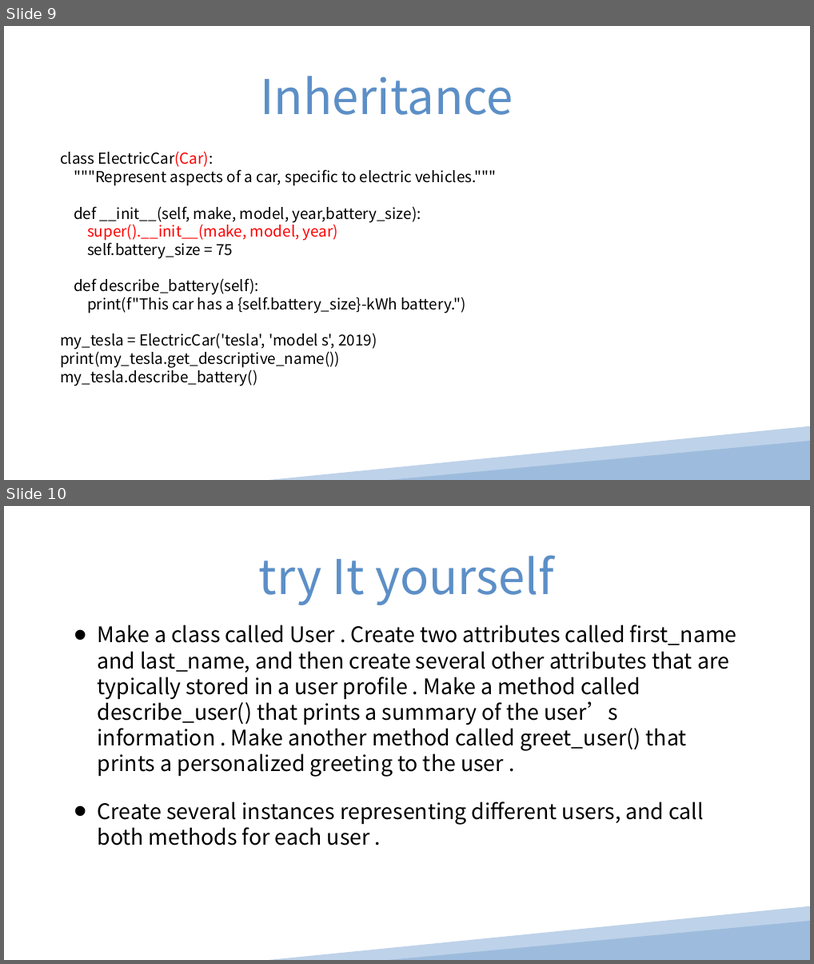
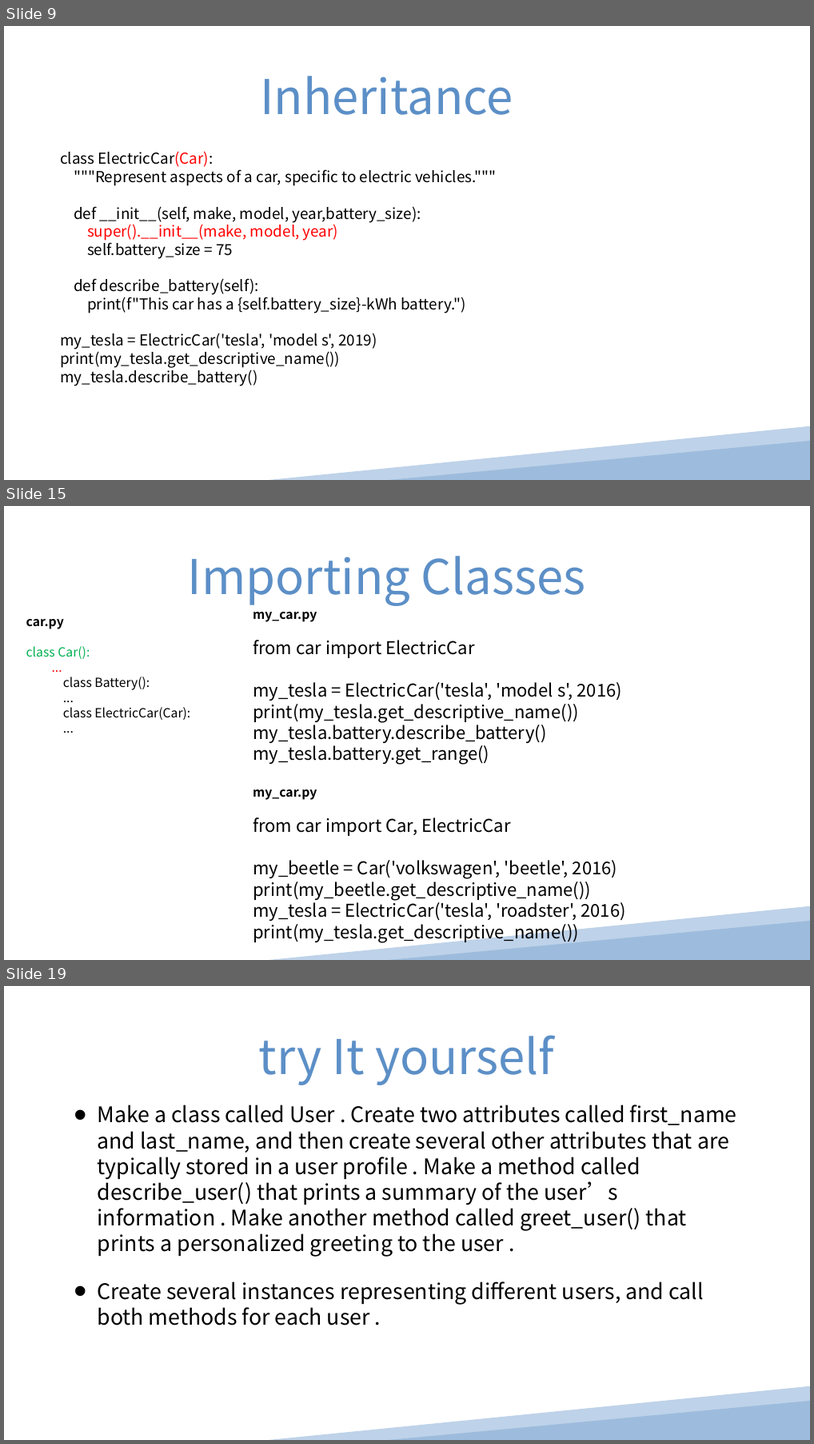
Before and after one commit to pinglee0/py, a slide deck: Chapter 9.ppt. Shown one above the other, each under a label of ours: slides 9 and 10 before the commit, slides 9, 15 and 19 after it; the slides between them are not shown. The pictures are 814x964 and 814x1444 pixels, drawn with LibreOffice and Linux fonts; fonts in the diff are those of the drawing. Boxes give left, top, right and bottom in pixels: in the first picture for what was removed or moved away, otherwise in the second. Text is boxed around its words. In the diff, an @@ line names an element or a change of style, - is before the commit and + after.

```diff
--- a/Chapter 9.ppt
+++ b/Chapter 9.ppt
@@ slide 15 added at (4, 506, 810, 960), background #FFFFFF @@
@@ text added at (188, 556, 586, 606), 76 pt, text #5C8FC7 @@
+Importing Classes
@@ text added at (26, 619, 190, 720), 20 pt, text #000000 @@
+car.py
+class Car():
+  ...
+class Battery():
+...
+class ElectricCar(Car):
+...
@@ text added at (253, 612, 622, 764), 28 pt, text #000000 @@
+my_car.py
+from car import ElectricCar
+my_tesla = ElectricCar('tesla', 'model s', 2016)
+print(my_tesla.get_descriptive_name())
+my_tesla.battery.describe_battery()
+my_tesla.battery.get_range()
@@ text added at (253, 789, 626, 942), 28 pt, text #000000 @@
+my_car.py
+from car import Car, ElectricCar
+my_beetle = Car('volkswagen', 'beetle', 2016)
+print(my_beetle.get_descriptive_name())
+my_tesla = ElectricCar('tesla', 'roadster', 2016)
+print(my_tesla.get_descriptive_name())
@@ freeform shape added at (269, 905, 810, 960), fill #BED2E9 @@
@@ triangle added at (389, 920, 810, 960), fill #9DBCDD @@
@@ what was slide 10 is now slide 19 @@
```
Also in this commit, not shown: 8 other slides added, 1 other file.
